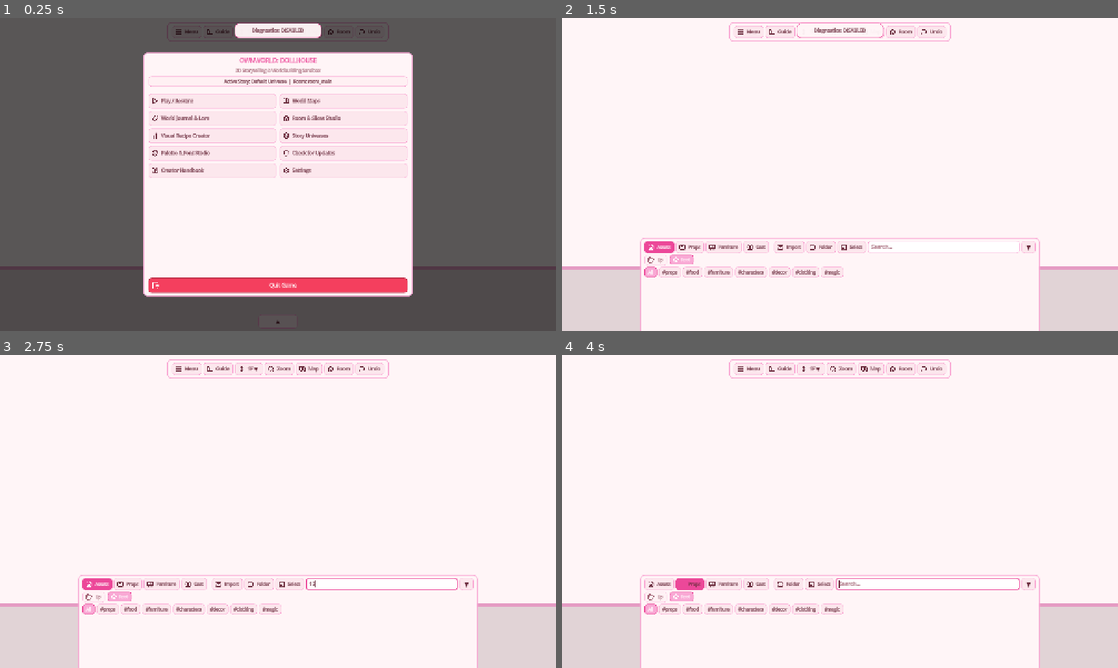
Above: before the commit, frames 1-4 (two rows, left to right).
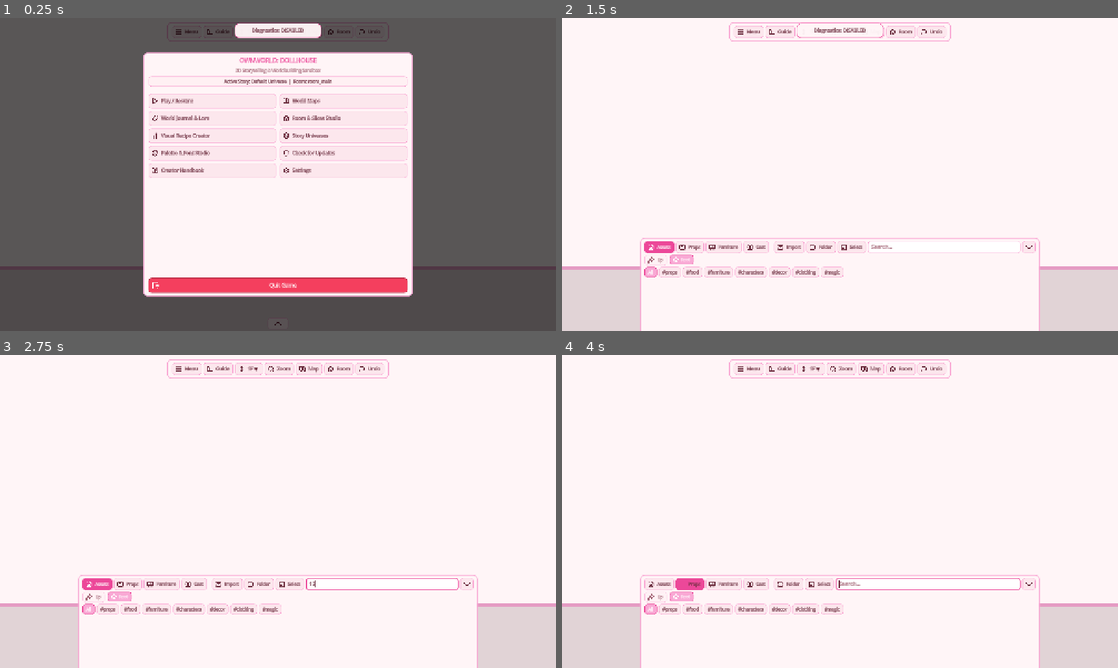
Above: after the commit, the same moments.

Repository: ryanbutinagumballmachine-alt/ownworld-dollhouse
Game: Godot game, scene res://Core/Main.tscn
Two runs of this game, one before a commit and one after it. Both use one fixed random seed, a clock stepped at 60 frames per second and the inputs below.
Inputs (mouse positions are in pixels of both pictures, inside the frame that each line leads up to; where the layout moved, square brackets give the same spot in the first picture):
- Up to frame 1 (0.25 s): no input
- Up to frame 2 (1.5 s): click "Play / Resume" at 0.5 s; click (840, 324) [840, 321] at 1.25 s
- Up to frame 3 (2.75 s): click (383, 583) at 2.02 s; type "12" at 2.1 s
- Up to frame 4 (4 s): click "Assets" at 2.75 s; click "Props" at 3.5 s

The runs differ from the first frame. In frame 1, less than 0.1% of the frame differs, in the area x 49-51%, y 96-99%; in frame 2, less than 0.1%; in frame 3, less than 0.1%, in the area x 15-85%, y 71-79%; in frame 4, less than 0.1%.

Commit message:
Icon for the drawer tray.

Diff:
--- a/UI/Drawer/DrawerTray.gd
+++ b/UI/Drawer/DrawerTray.gd
@@ -176,22 +176,33 @@
 
 func _build_ui() -> void:
 	var is_mob: bool = _is_mobile()
-	var pill_h: float = 44.0 if is_mob else 32.0
+# Floating Drawer Open Pill Handle
+	var pill_w: float = 60.0 if is_mob else 48.0
+	var pill_h: float = 36.0 if is_mob else 26.0
 
 	toggle_pill_container = CenterContainer.new()
 	toggle_pill_container.set_anchors_preset(Control.PRESET_BOTTOM_WIDE)
-	toggle_pill_container.offset_top = -pill_h - 6.0
-	toggle_pill_container.offset_bottom = -6.0
+	toggle_pill_container.offset_top = -pill_h - (6.0 if is_mob else 4.0)
+	toggle_pill_container.offset_bottom = -(6.0 if is_mob else 4.0)
 	toggle_pill_container.mouse_filter = Control.MOUSE_FILTER_PASS
 	add_child(toggle_pill_container)
 
 	btn_open_floating_pill = Button.new()
-	btn_open_floating_pill.text = " ▲ "
 	btn_open_floating_pill.tooltip_text = "Open Asset & Cast Drawer"
-	btn_open_floating_pill.custom_minimum_size = Vector2(130.0 if is_mob else 90.0, pill_h)
+	btn_open_floating_pill.custom_minimum_size = Vector2(pill_w, pill_h)
 	btn_open_floating_pill.theme_type_variation = "FloatingCapsule"
 	btn_open_floating_pill.focus_mode = Control.FOCUS_NONE
-	btn_open_floating_pill.add_theme_font_size_override("font_size", 12 if is_mob else 10)
+	btn_open_floating_pill.add_theme_constant_override("icon_max_width", 16 if is_mob else 14)
+	btn_open_floating_pill.icon_alignment = HORIZONTAL_ALIGNMENT_CENTER
+	btn_open_floating_pill.vertical_icon_alignment = VERTICAL_ALIGNMENT_CENTER
+
+	var uparrow_icon: Texture2D = ThemeService.get_icon("icon_uparrow")
+	if uparrow_icon != null:
+		btn_open_floating_pill.icon = uparrow_icon
+	else:
+		btn_open_floating_pill.text = "▲"
+		btn_open_floating_pill.add_theme_font_size_override("font_size", 12 if is_mob else 10)
+
 	btn_open_floating_pill.pressed.connect(_toggle_drawer_state)
 	toggle_pill_container.add_child(btn_open_floating_pill)
 
@@ -266,10 +277,20 @@
 	strip_hbox.add_child(search_input)
 
 	btn_toggle_drawer = Button.new()
-	btn_toggle_drawer.text = " ▼ "
 	btn_toggle_drawer.tooltip_text = "Hide Drawer"
-	btn_toggle_drawer.custom_minimum_size = Vector2(40.0 if is_mob else 32.0, tab_btn_h)
+	btn_toggle_drawer.custom_minimum_size = Vector2(36.0 if is_mob else 30.0, tab_btn_h)
 	btn_toggle_drawer.focus_mode = Control.FOCUS_NONE
+	btn_toggle_drawer.add_theme_constant_override("icon_max_width", 16 if is_mob else 14)
+	btn_toggle_drawer.icon_alignment = HORIZONTAL_ALIGNMENT_CENTER
+	btn_toggle_drawer.vertical_icon_alignment = VERTICAL_ALIGNMENT_CENTER
+
+	var down_icon: Texture2D = ThemeService.get_icon("icon_downarrow")
+	if down_icon != null:
+		btn_toggle_drawer.icon = down_icon
+	else:
+		btn_toggle_drawer.text = "▼"
+		btn_toggle_drawer.add_theme_font_size_override("font_size", 12 if is_mob else 10)
+
 	btn_toggle_drawer.pressed.connect(_toggle_drawer_state)
 	strip_hbox.add_child(btn_toggle_drawer)
 
@@ -432,6 +453,18 @@
 	dock_style.content_margin_top = 10 if _is_mobile() else 8
 	dock_style.content_margin_bottom = 8 if _is_mobile() else 6
 	root_panel.add_theme_stylebox_override("panel", dock_style)
+
+	if btn_open_floating_pill != null:
+		var up_ico: Texture2D = ThemeService.get_icon("icon_uparrow")
+		if up_ico != null:
+			btn_open_floating_pill.icon = up_ico
+			btn_open_floating_pill.text = ""
+
+	if btn_toggle_drawer != null:
+		var down_ico: Texture2D = ThemeService.get_icon("icon_downarrow")
+		if down_ico != null:
+			btn_toggle_drawer.icon = down_ico
+			btn_toggle_drawer.text = ""
 
 	_update_tab_buttons_appearance()
 	_render_breadcrumbs()
Binary file added: Assets/Icons/icon_downarrow.png
Not shown, added: Assets/Icons/icon_downarrow.png.import
Binary file changed: Assets/Icons/icon_up.png
Binary file added: Assets/Icons/icon_uparrow.png
Not shown, added: Assets/Icons/icon_uparrow.png.import
